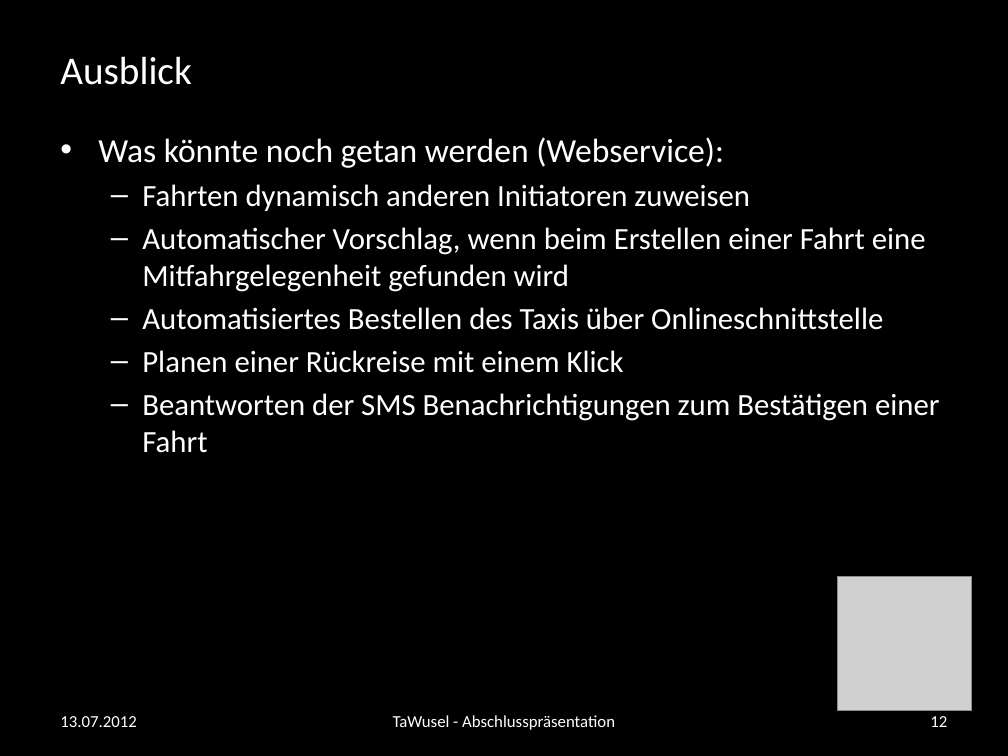
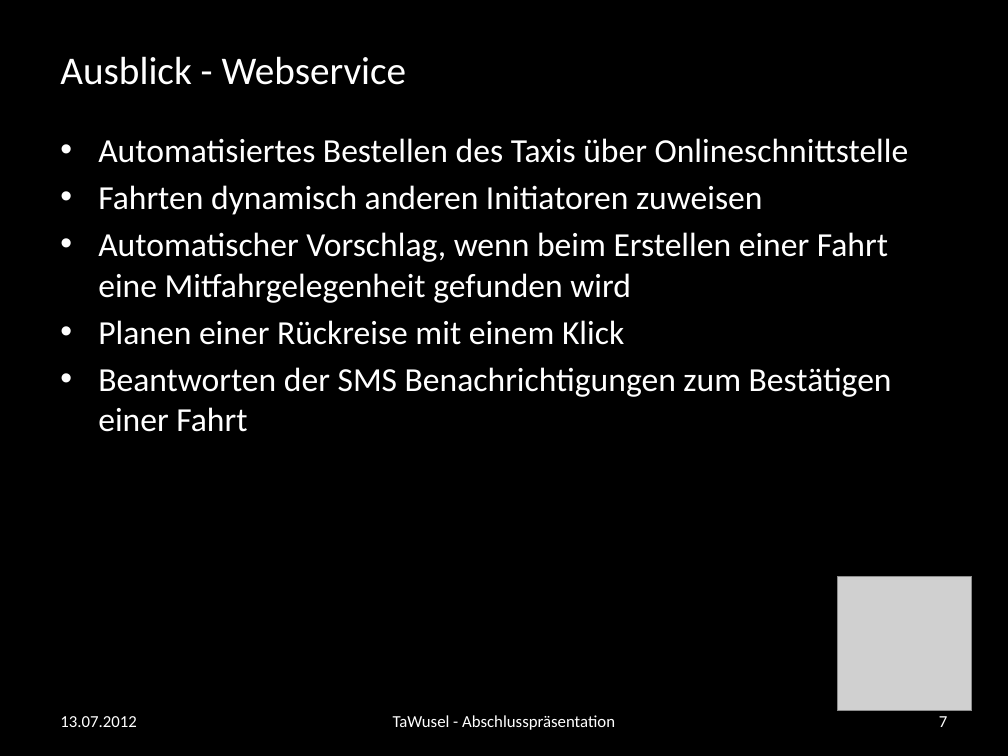
Before and after one commit to andreasnuesslein/swp_kp2_2012_gruppe1, a slide deck: slide 7 of Abschluss-Praesentation/vorlage.pptx (slide 12 before the commit). Drawn at 1008x756 pixels with LibreOffice and Linux fonts; fonts in the diff are those of the drawing; grey boxes stand for pictures; background and template pictures are left out. Boxes give left, top, right and bottom in pixels: in the first picture for what was removed or moved away, otherwise in the second. Text is boxed around its words. In the diff, an @@ line names an element or a change of style, - is before the commit and + after.

```diff
--- a/Abschluss-Praesentation/vorlage.pptx
+++ b/Abschluss-Praesentation/vorlage.pptx
@@ title at bbox=[60, 56, 407, 85]: text changed @@
-Ausblick
+Ausblick - Webservice
@@ text at bbox=[98, 138, 909, 163]: text changed @@
-• Was könnte noch getan werden (Webservice):
+• Automatisiertes Bestellen des Taxis über Onlineschnittstelle
@@ text at bbox=[98, 185, 892, 432]: size 22 to 24 pt in "Fahrten dynamisch anderen Initiatoren zuweisen", "Automatischer Vorschlag, wenn beim Erstellen einer Fahrt ...", "Planen einer Rückreise mit einem Klick", "Beantworten der SMS Benachrichtigungen zum Bestätigen einer ..."; bullet – to •; list level 2 to 1 in "Fahrten dynamisch anderen Initiatoren zuweisen"; list level 2 to 1 in "Automatischer Vorschlag, wenn beim Erstellen ..."; list level 2 to 1 in "Planen einer Rückreise mit einem ..."; list level 2 to 1 in "Beantworten der SMS Benachrichtigungen zum ..." @@
@@ text at bbox=[142, 307, 883, 330]: paragraph removed @@
-  – Automatisiertes Bestellen des Taxis über Onlineschnittstelle
@@ page number at bbox=[939, 716, 947, 727]: text changed @@
-12
+7
```
Also in this commit, not shown: 6 other slides changed, 3 slides added, 6 slides removed, 1 other file.
